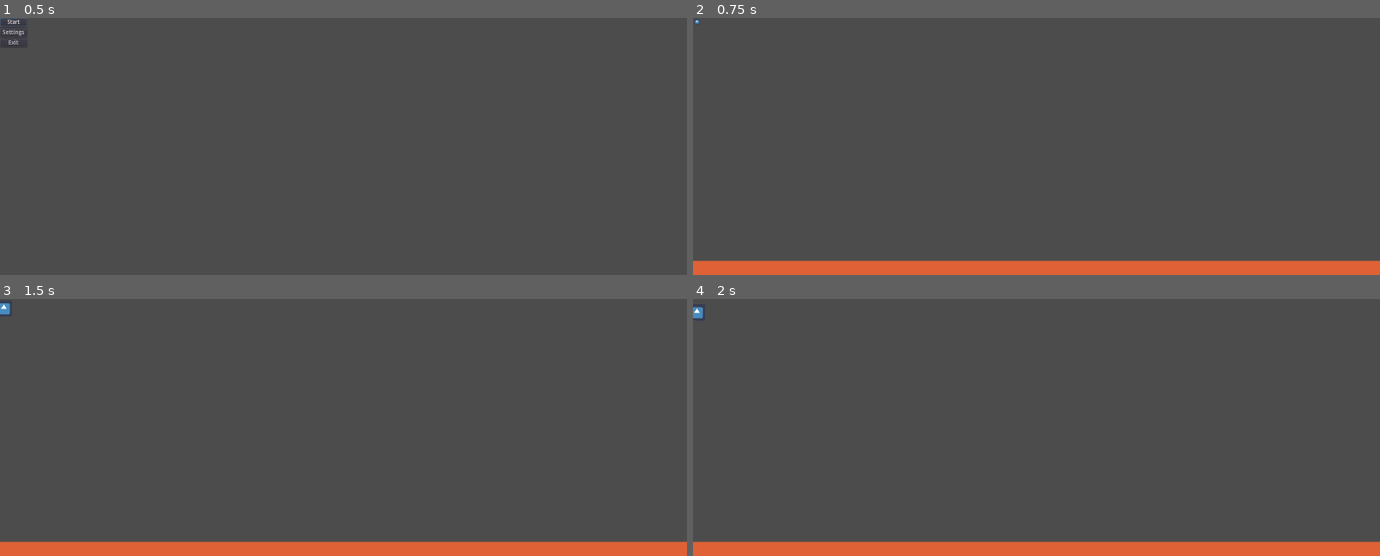
Above: before the commit, frames 1-4 (two rows, left to right).
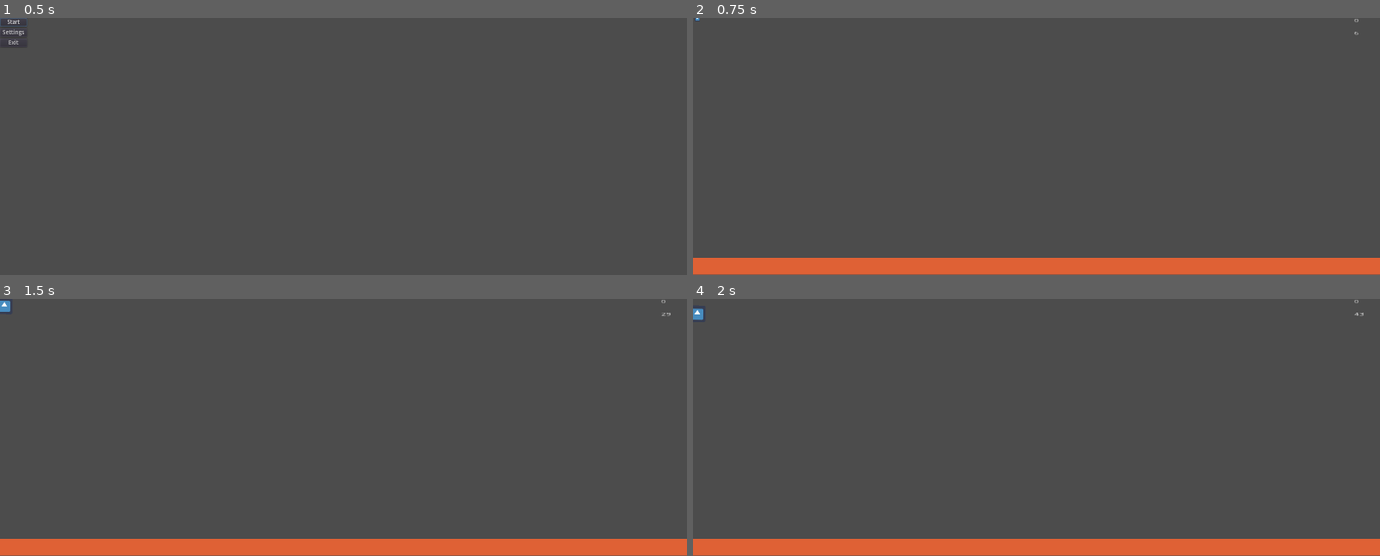
Above: after the commit, the same moments.

Repository: swift456/mars-lander
Game: Godot game, scene res://Menu.tscn
Same seed, same stepped clock (60 frames per second), same inputs: the game is played once before the commit and once after it. The engine's default icon, where the game draws it, is replaced by a stand-in: a white triangle on a blue panel in a dark square.
Inputs:
- Up to frame 1 (0.5 s): no input
- Up to frame 2 (0.75 s): click "Start" at 0.5 s
- Up to frame 3 (1.5 s): hold Right (right) from 1.28 s (still down); tap Space (parachute) at 1.35 s
- Up to frame 4 (2 s): keep holding Right (right)

Frame 1 is identical in both runs. In frame 2, 1.7% of the frame differs, in the area x 0-100%, y 0-100%; in frame 3, 1.7%; in frame 4, 1.7%.

Commit message:
Progress made on #22 and #21, formatting required however

Diff:
--- /dev/null
+++ b/Prototyping/LandingTest/HSpeedIndicator.gd
@@ -0,0 +1,19 @@
+extends RichTextLabel
+
+
+# Declare member variables here. Examples:
+# var a = 2
+# var b = "text"
+
+
+# Called when the node enters the scene tree for the first time.
+func _ready():
+	pass # Replace with function body.
+
+
+
+func _process(delta):
+	var h_speed = round(get_parent().get_child(1).get_child(0).get_linear_velocity().x)
+
+	self.clear()
+	self.add_text(str(h_speed))
--- a/Prototyping/LandingTest/Lander.gd
+++ b/Prototyping/LandingTest/Lander.gd
@@ -8,7 +8,7 @@
 var instance = parachute
 enum State {FREEFALL, PARACHUTE_DEPLOY, PARACHUTE_CUT, PARACHUTE_DEPLOYED,PARACHUTE_USED,LANDED, DESTROYED, PAUSED}
 var _state = State.FREEFALL
-var density = 0.00002
+var density = 0.000002
 var area = 300
 var current_velocity = 0
 const CD = 1.7
--- a/Prototyping/LandingTest/Main.tscn
+++ b/Prototyping/LandingTest/Main.tscn
@@ -1,11 +1,13 @@
-[gd_scene load_steps=4 format=2]
+[gd_scene load_steps=6 format=2]
 
 [ext_resource path="res://Surface.tscn" type="PackedScene" id=1]
 [ext_resource path="res://Lander.tscn" type="PackedScene" id=2]
 [ext_resource path="res://ControlNode.gd" type="Script" id=3]
+[ext_resource path="res://HSpeedIndicator.gd" type="Script" id=4]
+[ext_resource path="res://VSpeedIndicator.gd" type="Script" id=5]
 
 [node name="Main" type="Node2D"]
-position = Vector2( 803, 718 )
+position = Vector2( 804, 711 )
 scale = Vector2( 1, 0.760002 )
 __meta__ = {
 "_edit_group_": true
@@ -28,4 +30,21 @@
 "_edit_group_": true
 }
 
+[node name="HSpeedIndicator" type="RichTextLabel" parent="."]
+margin_left = 735.0
+margin_top = -934.208
+margin_right = 775.0
+margin_bottom = -894.208
+rect_scale = Vector2( 1.51996, 1 )
+text = "Hori"
+script = ExtResource( 4 )
+
+[node name="VSpeedIndicator" type="RichTextLabel" parent="."]
+margin_left = 735.0
+margin_top = -894.735
+margin_right = 775.0
+margin_bottom = -854.735
+rect_scale = Vector2( 1.52, 1 )
+script = ExtResource( 5 )
+
 [connection signal="body_entered" from="Surface" to="Node2D/Lander" method="_on_Surface_body_entered"]
--- /dev/null
+++ b/Prototyping/LandingTest/VSpeedIndicator.gd
@@ -0,0 +1,19 @@
+extends RichTextLabel
+
+
+# Declare member variables here. Examples:
+# var a = 2
+# var b = "text"
+
+
+# Called when the node enters the scene tree for the first time.
+func _ready():
+	pass # Replace with function body.
+
+
+# Called every frame. 'delta' is the elapsed time since the previous frame.
+func _process(delta):
+	var v_speed = round(get_parent().get_child(1).get_child(0).get_linear_velocity().y)
+
+	self.clear()
+	self.add_text(str(v_speed))
